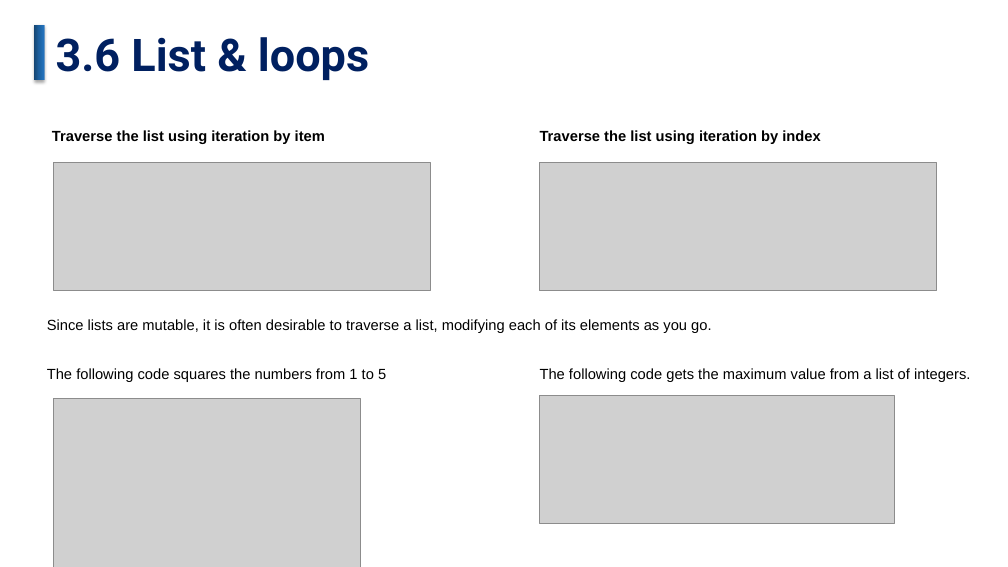
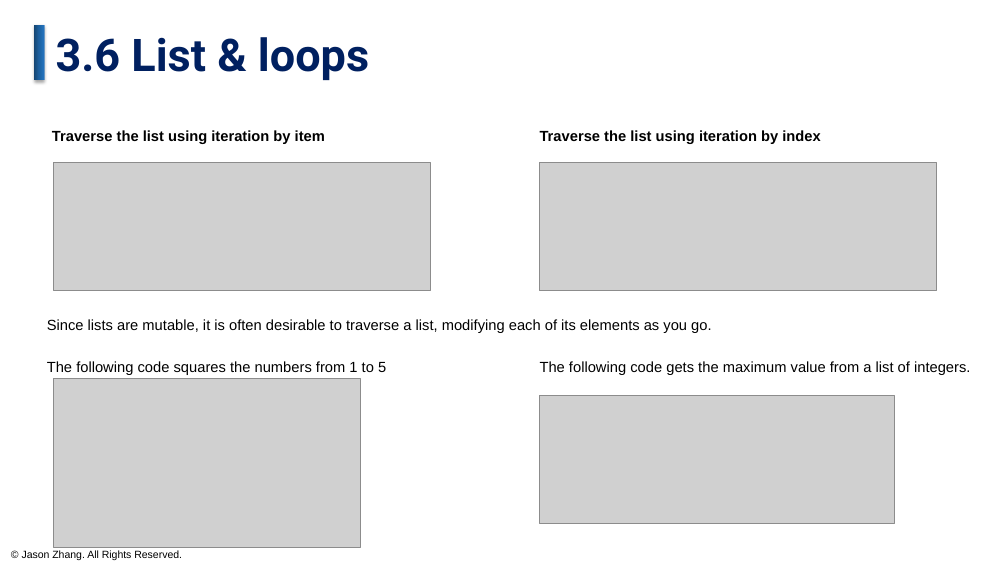
Before and after one commit to JasonZhangHub/DataAnalysiswithPython-FullCourseForBeginners, a slide deck: slide 29 of slides/Data Analysis with Python-Full Course for Beginners.pptx (slide 28 before the commit). Drawn at 1008x567 pixels with LibreOffice and Linux fonts; fonts in the diff are those of the drawing; grey boxes stand for pictures. Boxes give left, top, right and bottom in pixels: in the first picture for what was removed or moved away, otherwise in the second. Text is boxed around its words. In the diff, an @@ line names an element or a change of style, - is before the commit and + after.

```diff
--- a/slides/Data Analysis with Python-Full Course for Beginners.pptx
+++ b/slides/Data Analysis with Python-Full Course for Beginners.pptx
@@ text "The following code squares the ...": place and size @@
-text "The following code squares the ..." at box(47, 368, 386, 382)
+text "The following code squares the ..." at box(47, 361, 386, 375)
@@ text "The following code gets the ...": place and size @@
-text "The following code gets the ..." at box(540, 368, 970, 382)
+text "The following code gets the ..." at box(540, 361, 970, 375)
@@ picture: place and size @@
-picture at box(54, 399, 361, 567)
+picture at box(54, 379, 361, 547)
@@ text added at box(22, 550, 182, 560), 10 pt, text #000000 @@
+© Jason Zhang. All Rights Reserved.
```
Also in this commit, not shown: 67 other slides changed, 12 slides added, 3 slides removed, 1 other file.
